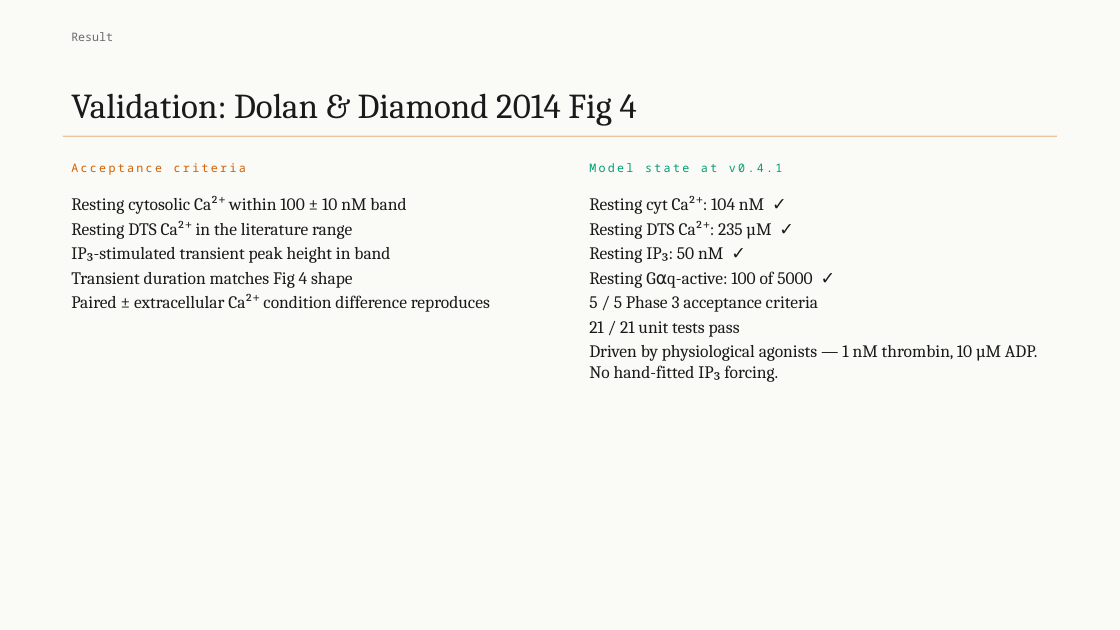
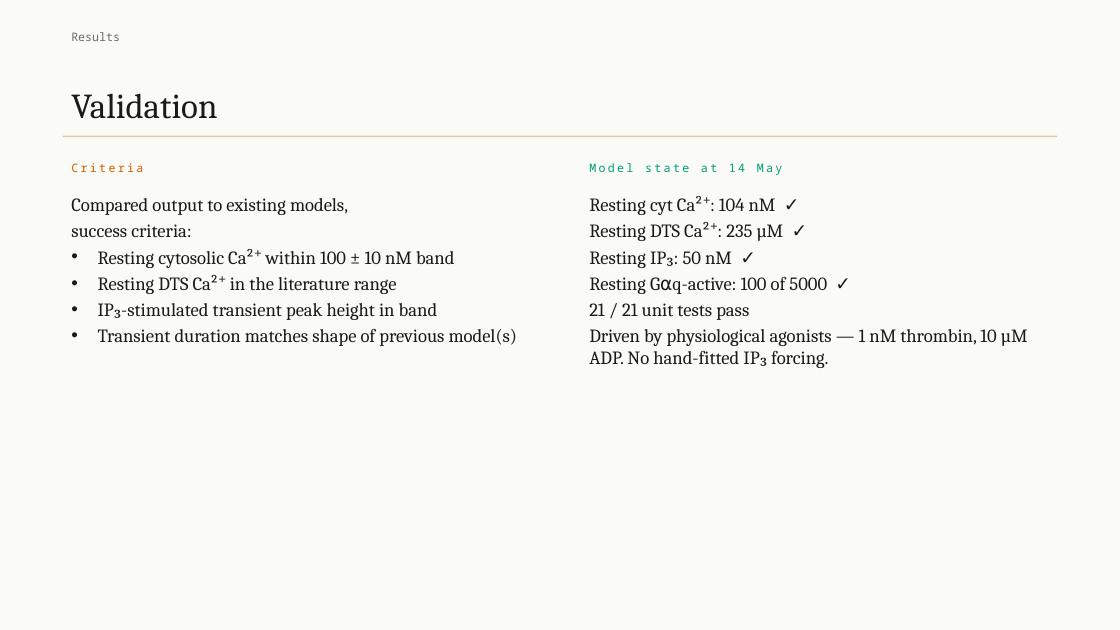
Before and after one commit to stevehaigh/platelet-wcm, a slide deck: slide 9 of reports/decks/lab-meeting-2026-05-14.pptx (slide 6 before the commit). Drawn at 1120x630 pixels with LibreOffice and Linux fonts; fonts in the diff are those of the drawing. Boxes give left, top, right and bottom in pixels: in the first picture for what was removed or moved away, otherwise in the second. Text is boxed around its words. In the diff, an @@ line names an element or a change of style, - is before the commit and + after.

```diff
--- a/reports/decks/lab-meeting-2026-05-14.pptx
+++ b/reports/decks/lab-meeting-2026-05-14.pptx
@@ text at (71,32,120,41): text changed @@
-Result
+Results
@@ title at (71,93,217,119): text changed @@
-Validation: Dolan & Diamond 2014 Fig 4
+Validation
@@ text at (71,163,143,172): text changed @@
-Acceptance criteria
+Criteria
@@ text at (589,163,783,175): text changed @@
-Model state at v0.4.1
+Model state at 14 May
@@ text at (71,198,348,237): paragraphs added @@
+Compared output to existing models,
+success criteria:
@@ text "Resting cyt Ca²⁺: 104 nM ..." at (589,196,1028,368): size 15 to 16 pt @@
@@ text at (98,249,454,320): size 15 to 16 pt in "Resting cytosolic Ca²⁺ within 100 ± 10 ...", "Resting DTS Ca²⁺ in the literature range", "IP₃-stimulated transient peak height in band"; bullet none to • @@
@@ text at (589,296,818,312): paragraph removed @@
-5 / 5 Phase 3 acceptance criteria
@@ text at (98,329,518,346): text changed; size 15 to 16 pt @@
-Transient duration matches Fig 4 shape
-Paired ± extracellular Ca²⁺ condition difference reproduces
+• Transient duration matches shape of previous model(s)
```
Also in this commit, not shown: 4 other slides changed, 7 slides added, 3 slides removed, 2 other files.
